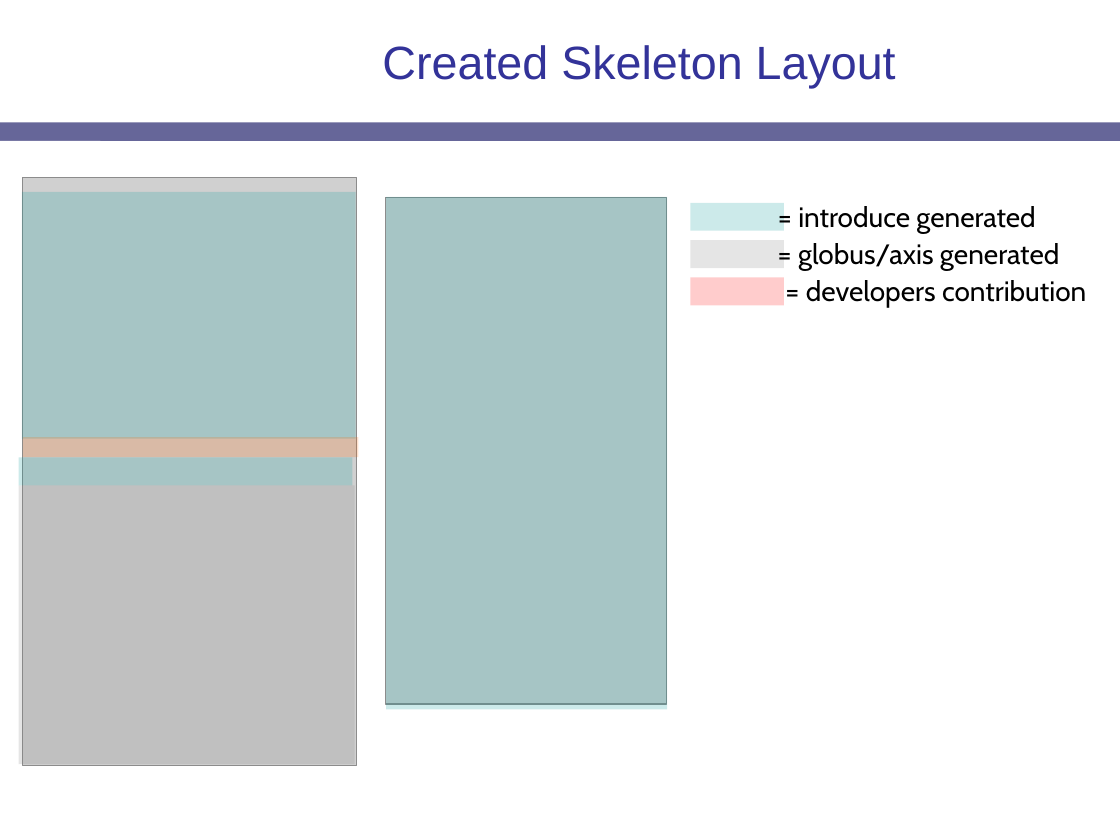
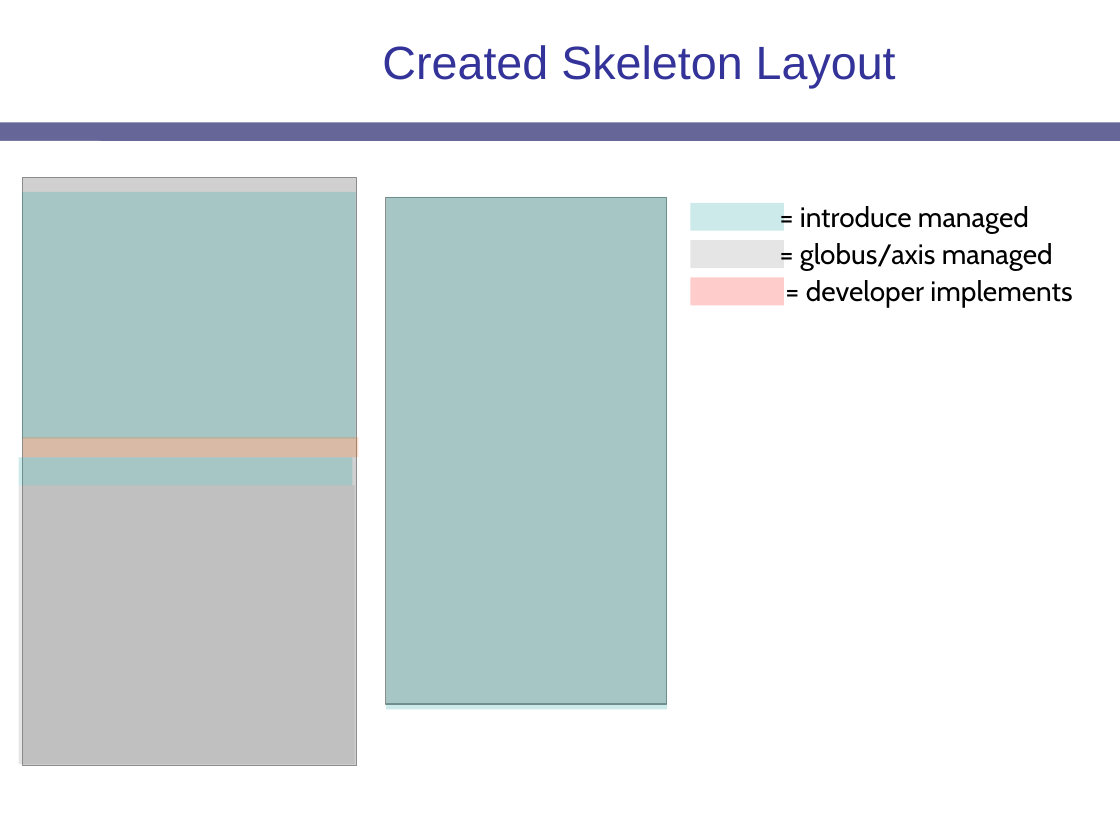
Before and after one commit to NCIP/cagrid-docs, a slide deck: slide 13 of presentations/introduce/Introduce-OGF19.ppt (slide 6 before the commit). Drawn at 1120x840 pixels with LibreOffice and Linux fonts; fonts in the diff are those of the drawing; grey boxes stand for pictures; background and template pictures are left out. Boxes give left, top, right and bottom in pixels: in the first picture for what was removed or moved away, otherwise in the second. Text is boxed around its words. In the diff, an @@ line names an element or a change of style, - is before the commit and + after.

```diff
--- a/presentations/introduce/Introduce-OGF19.ppt
+++ b/presentations/introduce/Introduce-OGF19.ppt
@@ text at (800, 206, 1029, 233): text changed @@
-= introduce generated
+= introduce managed
@@ text at (800, 243, 1053, 271): text changed @@
-= globus/axis generated
+= globus/axis managed
@@ text removed at (806, 280, 1086, 308) @@
-= developers contribution
@@ text added at (806, 280, 1072, 308), 18 pt, text #000000 @@
+= developer implements
```
Also in this commit, not shown: 4 other slides changed, 3 slides added, 1 slide removed.
